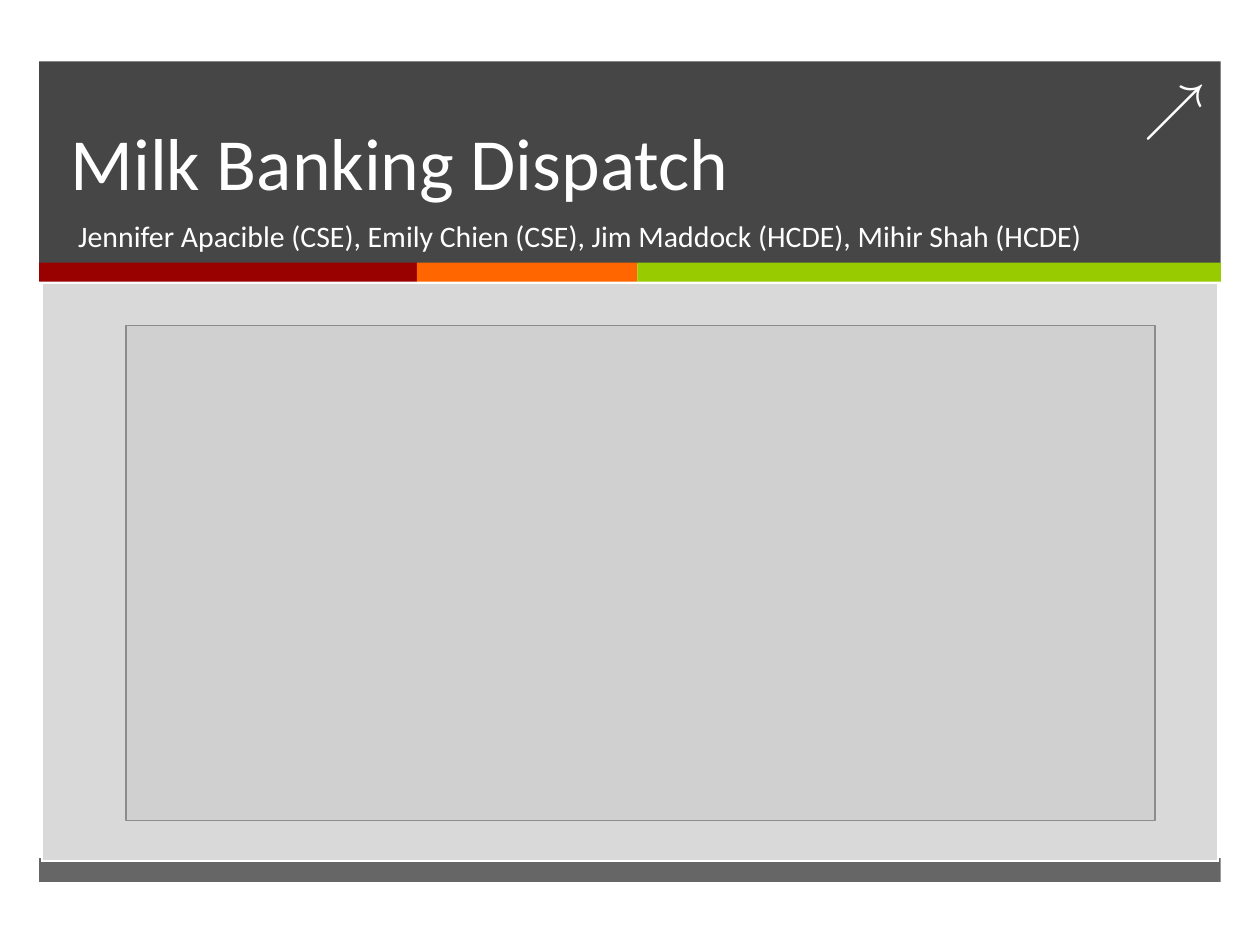
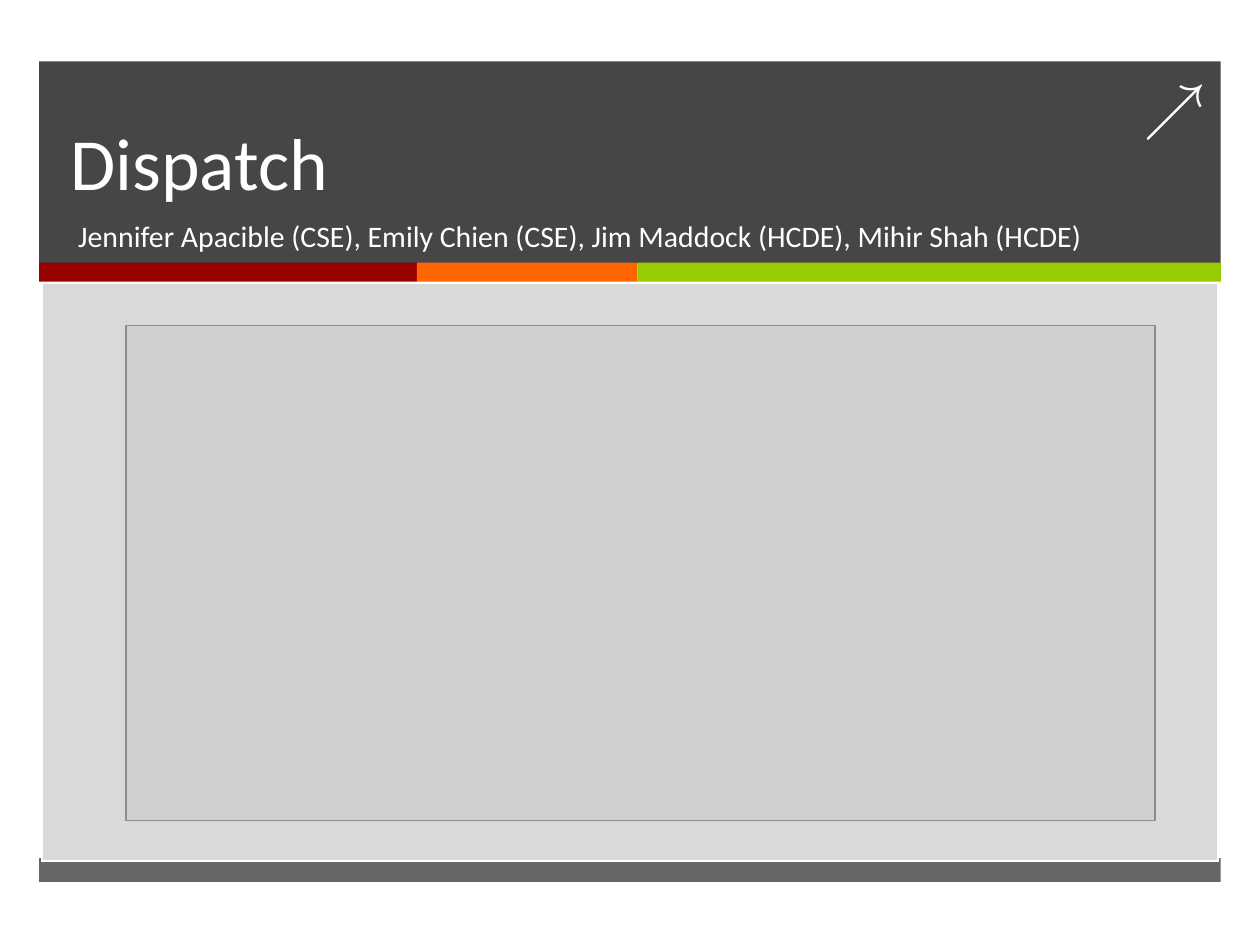
Before and after one commit to japacible/milk-banking-dispatch, a slide deck: slide 1 of presentations/presentation-draft-due-3-6.ppt. Drawn at 1260x945 pixels with LibreOffice and Linux fonts; fonts in the diff are those of the drawing; grey boxes stand for pictures. Boxes give left, top, right and bottom in pixels: in the first picture for what was removed or moved away, otherwise in the second. Text is boxed around its words. In the diff, an @@ line names an element or a change of style, - is before the commit and + after.

```diff
--- a/presentations/presentation-draft-due-3-6.ppt
+++ b/presentations/presentation-draft-due-3-6.ppt
@@ title at (71,139,328,202): text changed @@
-Milk Banking Dispatch
+Dispatch
```
Also in this commit, not shown: 6 other slides changed, 3 slides added, 3 slides removed, 2 other files.
